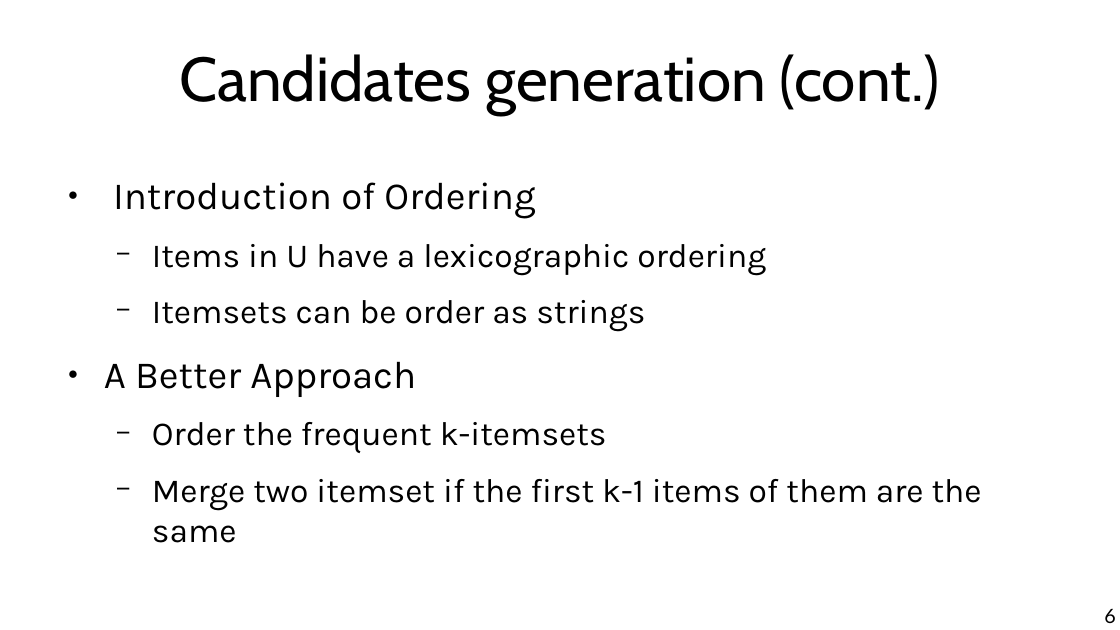
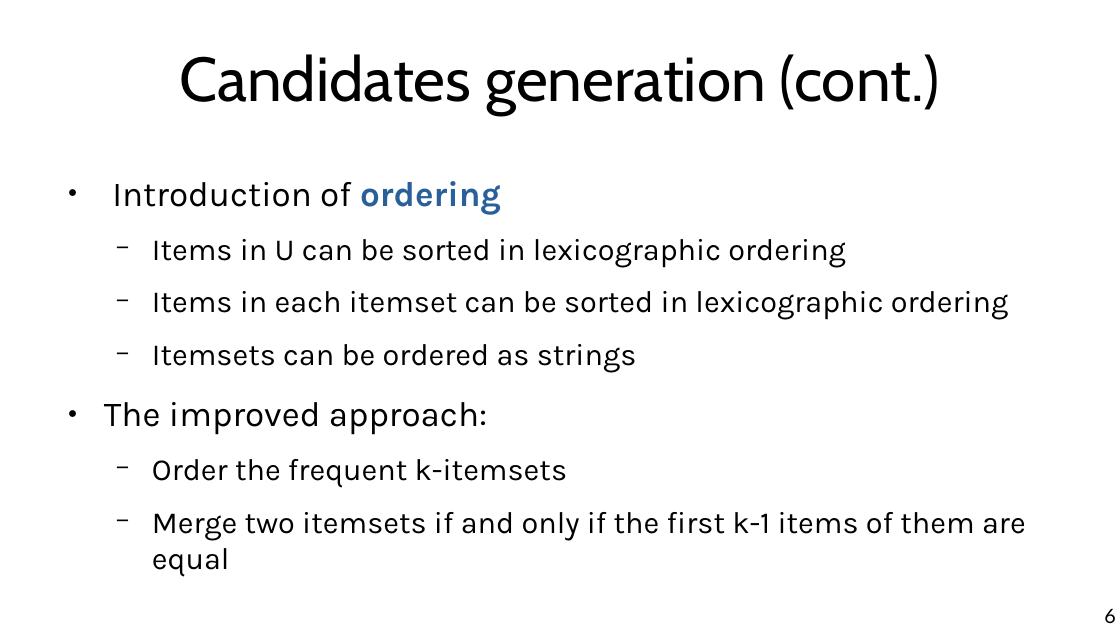
Before and after one commit to marco-calautti/data-mining-course, a slide deck: slide 6 of theory/odp/tt14_improved_rules_mining.odp. Drawn at 1120x630 pixels with LibreOffice and Linux fonts; fonts in the diff are those of the drawing. Boxes give left, top, right and bottom in pixels: in the first picture for what was removed or moved away, otherwise in the second. Text is boxed around its words. In the diff, an @@ line names an element or a change of style, - is before the commit and + after.

```diff
--- a/theory/odp/tt14_improved_rules_mining.odp
+++ b/theory/odp/tt14_improved_rules_mining.odp
@@ text at [104,181,1009,435]: text changed; size 23.8 to 21.7 pt @@
-● Introduction of Ordering
-  − Items in U have a lexicographic ordering
-  − Itemsets can be order as strings
-● A Better Approach
+● Introduction of ordering
+  − Items in U can be sorted in lexicographic ordering
+  − Items in each itemset can be sorted in lexicographic ordering
+  − Itemsets can be ordered as strings
+● The improved approach:
@@ text at [152,459,567,488]: size 23.8 to 21.7 pt in "Order the frequent k-itemsets" @@
@@ text at [152,512,1026,577]: text changed; size 23.8 to 21.7 pt @@
-  − Merge two itemset if the first k-1 items of them are the same
+  − Merge two itemsets if and only if the first k-1 items of them are equal
```
Also in this commit, not shown: 10 other slides changed, 2 slides added, 6 other files.
